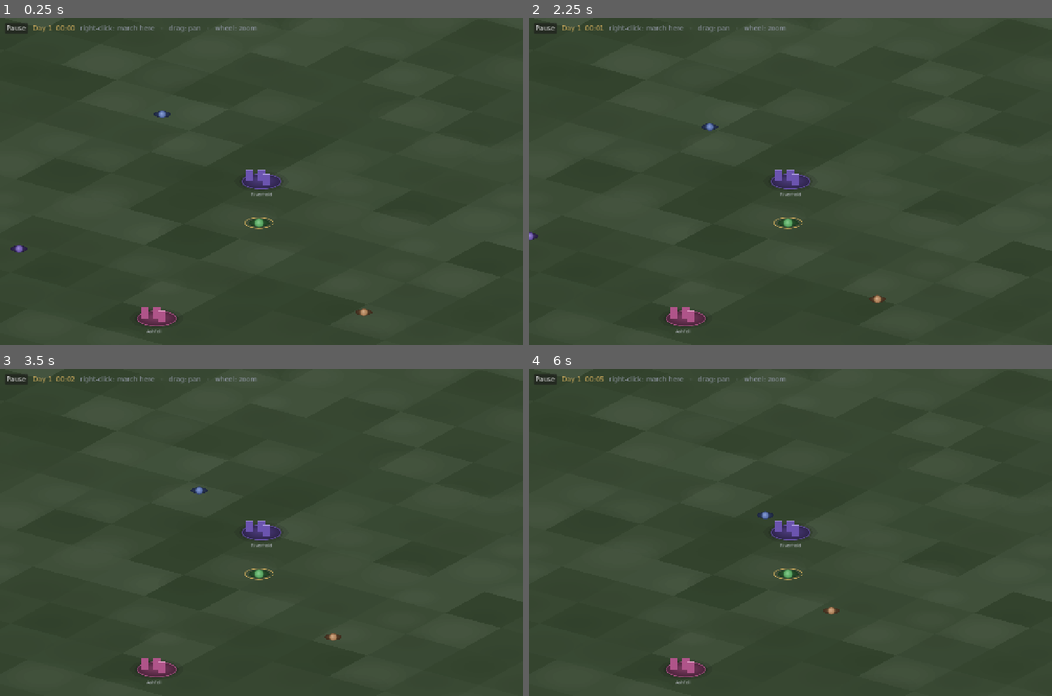
Above: before the commit, frames 1-4 (two rows, left to right).
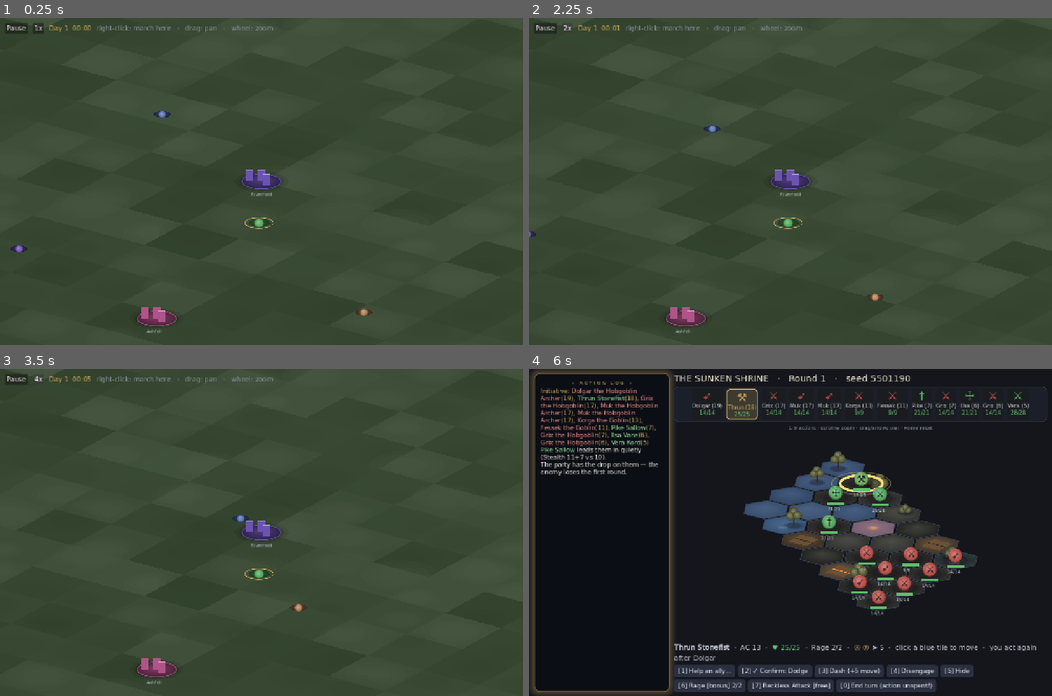
Above: after the commit, the same moments.

Repository: EgecanOzcakar/sorcmerc
Game: Godot game, scene res://scenes/world/world.tscn
Same seed, same stepped clock (60 frames per second), same inputs: the game is played once before the commit and once after it. This scene is started directly instead of the project's main scene.
Inputs (mouse positions are in pixels of both pictures, inside the frame that each line leads up to):
- Up to frame 1 (0.25 s): no input
- Up to frame 2 (2.25 s): click "Pause" at 0.5 s; click "Resume" at 1.25 s; click (565, 27) at 2 s, where only the run after the commit has a clickable "1x"
- Up to frame 3 (3.5 s): click (36, 378) at 2.75 s, where only the run after the commit has a clickable "2x"
- Up to frame 4 (6 s): click (565, 378) at 3.5 s, where only the run after the commit has a clickable "4x"; click (565, 378) at 4.25 s, where only the run after the commit has a clickable "8x"; click (712, 686) at 5 s, where only the run after the commit has a clickable "[0] Begin the ambush"; click (759, 669) at 5.75 s, where only the run after the commit has a clickable "[2] Dodge"

The runs differ from the first frame. In frame 1, 0.4% of the frame differs, in the area x 6-53%, y 1-5%; in frame 2, 0.5%; in frame 3, 0.6%; in frame 4, 93%, in the area x 0-100%, y 0-100%.

Commit message:
world map: add 1x/2x/4x/8x time-speed control
WorldClock gets a speed multiplier (SPEEDS := [1, 2, 4, 8], cycle_speed()),
applied inside tick() so movement/AI/off-screen battles/economy all speed
up together rather than needing separate handling. HUD gets a button next
to Pause that cycles through the four rates.

Co-Authored-By: Claude Sonnet 5 <noreply@anthropic.com>

Diff:
--- a/core/world.gd
+++ b/core/world.gd
@@ -19,15 +19,19 @@
 # one line in _process (`world.tick(delta)`), which is also how headless tests
 # drive it with fixed deltas.
 class WorldClock extends RefCounted:
+	const SPEEDS := [1.0, 2.0, 4.0, 8.0]   # cycled by set_speed_index / the UI's speed button
+
 	var elapsed := 0.0     # world-seconds since start, paused time excluded
+	var speed := 1.0       # multiplies every tick's delta — movement/AI/economy all speed up with it
 	var _paused := false
 
 	# Returns the world-time actually advanced: 0.0 while paused.
 	func tick(delta: float) -> float:
 		if _paused or delta <= 0.0:
 			return 0.0
-		elapsed += delta
-		return delta
+		var advanced := delta * speed
+		elapsed += advanced
+		return advanced
 
 	func pause() -> void:
 		_paused = true
@@ -37,6 +41,16 @@
 
 	func is_paused() -> bool:
 		return _paused
+
+	# Snaps to the nearest entry in SPEEDS rather than accepting anything, so the
+	# UI only ever cycles through the four sanctioned rates.
+	func set_speed(mult: float) -> void:
+		speed = mult if mult in SPEEDS else SPEEDS[0]
+
+	# 1x -> 2x -> 4x -> 8x -> 1x, whatever the current speed's nearest slot is.
+	func cycle_speed() -> void:
+		var i: int = maxi(0, SPEEDS.find(speed))
+		speed = SPEEDS[(i + 1) % SPEEDS.size()]
 
 class Settlement extends RefCounted:
 	var id: String
--- a/scenes/world/world.gd
+++ b/scenes/world/world.gd
@@ -60,6 +60,7 @@
 var _zoom := 1.0
 var _origin := Vector2.ZERO
 var _pause_btn: Button
+var _speed_btn: Button
 var _clock_lbl: Label
 var _visit: Dictionary = {}      # the open market, or {}
 var _visit_panel: Control = null
@@ -121,6 +122,10 @@
 	_pause_btn.text = "Pause"
 	_pause_btn.pressed.connect(_toggle_pause)
 	bar.add_child(_pause_btn)
+	_speed_btn = Button.new()
+	_speed_btn.text = "1x"
+	_speed_btn.pressed.connect(_cycle_speed)
+	bar.add_child(_speed_btn)
 	_clock_lbl = Label.new()
 	_clock_lbl.add_theme_color_override("font_color", Icons.COL_GOLD)
 	bar.add_child(_clock_lbl)
@@ -135,6 +140,10 @@
 	else:
 		world.clock.pause()
 	_pause_btn.text = "Resume" if world.clock.is_paused() else "Pause"
+
+func _cycle_speed() -> void:
+	world.clock.cycle_speed()
+	_speed_btn.text = "%dx" % int(world.clock.speed)   # every WorldClock.SPEEDS entry is a whole number
 
 # --- O4: encounter trigger + combat hand-off ---------------------------
 # ponytail: linear scan over 3-8 parties once a frame, same as world_ai.gd's hunt.
--- a/tests/drive_world.gd
+++ b/tests/drive_world.gd
@@ -67,6 +67,22 @@
 	await step(5)
 	if p.position.is_equal_approx(held):
 		fail("resuming did not start the party moving again")
+
+	# --- speed button cycles 1x/2x/4x/8x and actually speeds movement up ----
+	var slow_step: Vector2 = p.position
+	await step(1)
+	slow_step = p.position - slow_step
+	screen._cycle_speed()
+	if screen.world.clock.speed != 2.0:
+		fail("the speed button did not move the clock to 2x")
+	var fast_step: Vector2 = p.position
+	await step(1)
+	fast_step = p.position - fast_step
+	if fast_step.length() <= slow_step.length() * 1.5:
+		fail("2x did not noticeably speed up movement (%s vs %s)" % [fast_step, slow_step])
+	screen._cycle_speed(); screen._cycle_speed(); screen._cycle_speed()
+	if screen.world.clock.speed != 1.0:
+		fail("cycling four times did not wrap back to 1x")
 
 	# --- camera: drag-pan and scroll-zoom ----------------------------------
 	var pan0: Vector2 = screen._pan
--- a/tests/test_world.gd
+++ b/tests/test_world.gd
@@ -17,6 +17,7 @@
 
 func _init() -> void:
 	test_clock_advances_only_unpaused()
+	test_clock_speed()
 	test_party_moves_toward_goal_without_overshooting()
 	test_nothing_moves_while_paused()
 	test_data_shapes_and_container()
@@ -39,6 +40,27 @@
 	check(not c.is_paused(), "resume() resumes")
 	check(is_equal_approx(c.tick(0.25), 0.25), "tick reports the time it gave")
 	check(is_equal_approx(c.elapsed, 1.25), "the clock picks up where it left off")
+
+func test_clock_speed() -> void:
+	var c = World.WorldClock.new()
+	check(c.speed == 1.0, "a fresh clock runs at 1x")
+	check(is_equal_approx(c.tick(1.0), 1.0), "1x advances a full second per second")
+
+	c.set_speed(4.0)
+	check(is_equal_approx(c.tick(1.0), 4.0), "4x advances four world-seconds per real second")
+	c.set_speed(99.0)   # not one of the sanctioned rates
+	check(c.speed == 1.0, "an unrecognized speed snaps back to 1x rather than accepting anything")
+
+	c.cycle_speed()
+	check(c.speed == 2.0, "cycling from 1x goes to 2x")
+	c.cycle_speed(); c.cycle_speed()
+	check(c.speed == 8.0, "...then 4x, then 8x")
+	c.cycle_speed()
+	check(c.speed == 1.0, "8x wraps back to 1x")
+
+	c.pause()
+	c.set_speed(8.0)
+	check(c.tick(1.0) == 0.0, "speed doesn't defeat pause")
 
 func test_party_moves_toward_goal_without_overshooting() -> void:
 	var w = World.new()
